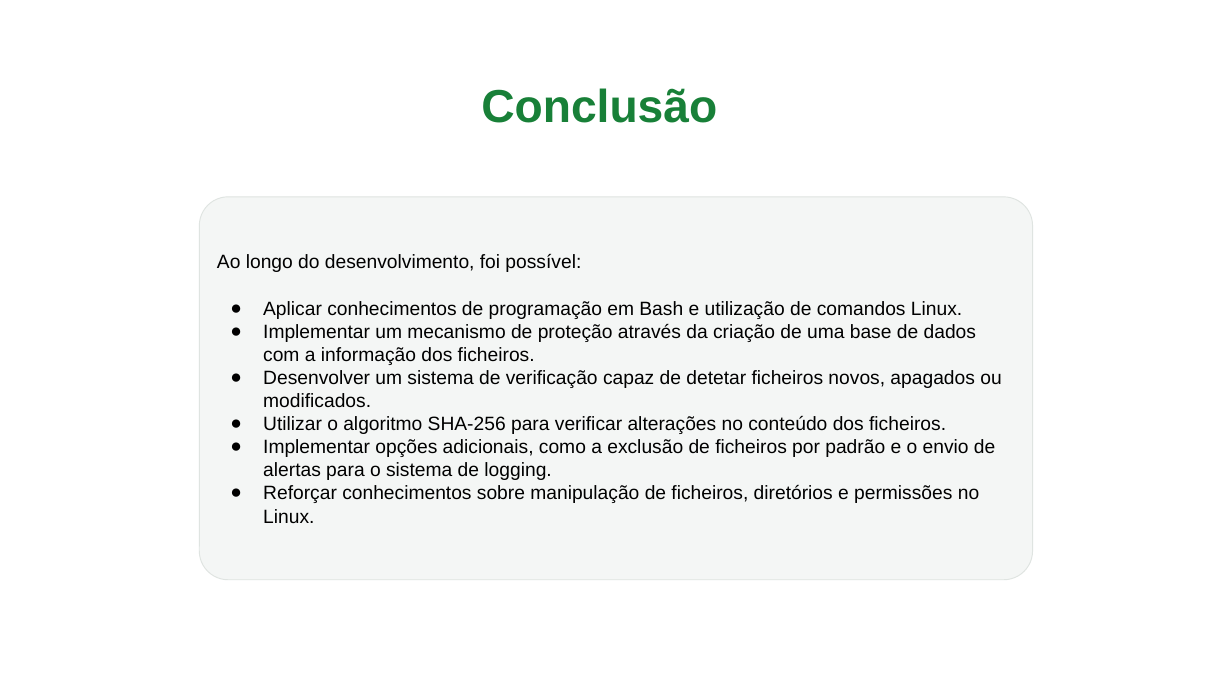
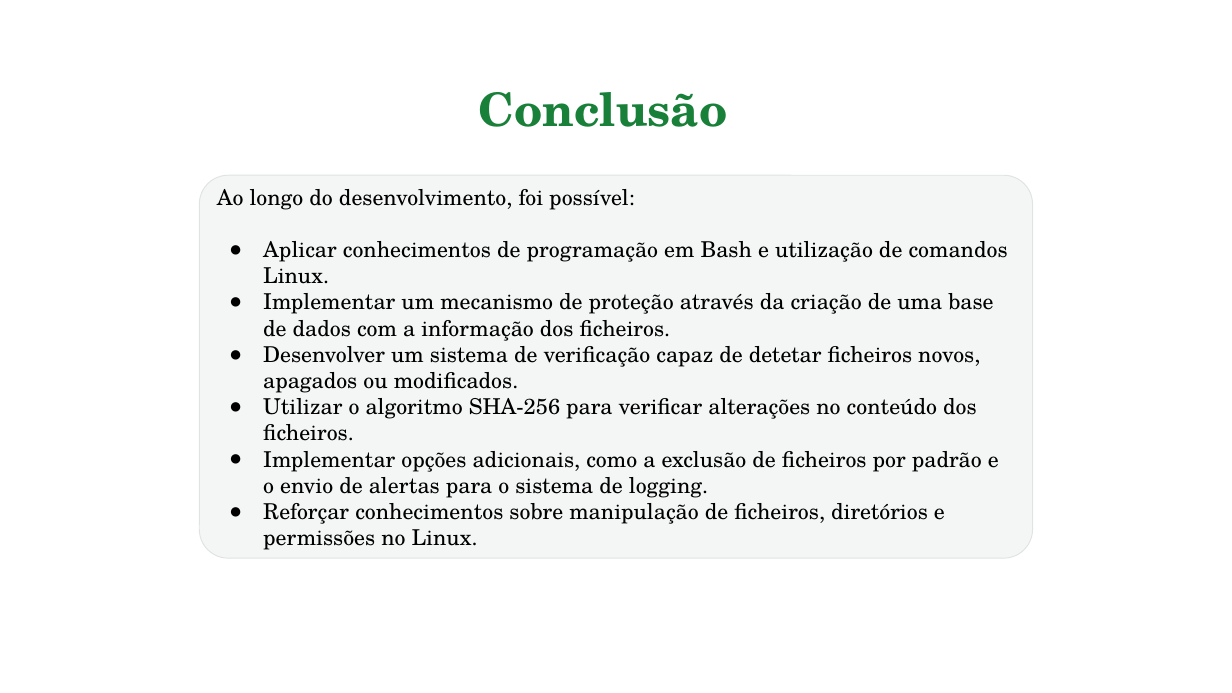
Before and after one commit to Alice678-afk/SO-Trabalho1, a slide deck: slide 28 of entrega/TrabalhoPratico1.pptx (slide 24 before the commit). Drawn at 1232x693 pixels with LibreOffice and Linux fonts; fonts in the diff are those of the drawing. Boxes give left, top, right and bottom in pixels: in the first picture for what was removed or moved away, otherwise in the second. Text is boxed around its words. In the diff, an @@ line names an element or a change of style, - is before the commit and + after.

```diff
--- a/entrega/TrabalhoPratico1.pptx
+++ b/entrega/TrabalhoPratico1.pptx
@@ text "Conclusão" at bbox=[478, 92, 727, 127]: font Arial to TeX Gyre Schola @@
@@ rounded rectangle "Ao longo do desenvolvimento, foi ...": place and size @@
-rounded rectangle "Ao longo do desenvolvimento, foi ..." at bbox=[200, 197, 1033, 579]
+rounded rectangle "Ao longo do desenvolvimento, foi ..." at bbox=[200, 176, 1033, 558]
@@ rounded rectangle "Ao longo do desenvolvimento, foi ..." at bbox=[200, 176, 1033, 558]: size 15 to 17 pt, font Arial to TeX Gyre Schola; indent changed @@
```
Also in this commit, not shown: 23 other slides changed, 5 slides added, 1 slide removed, 2 other files.
